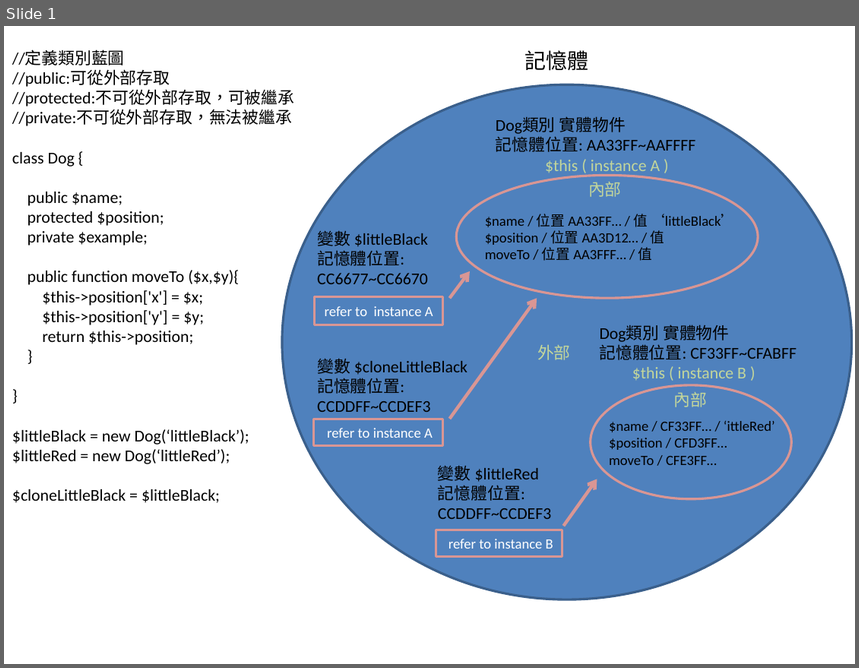
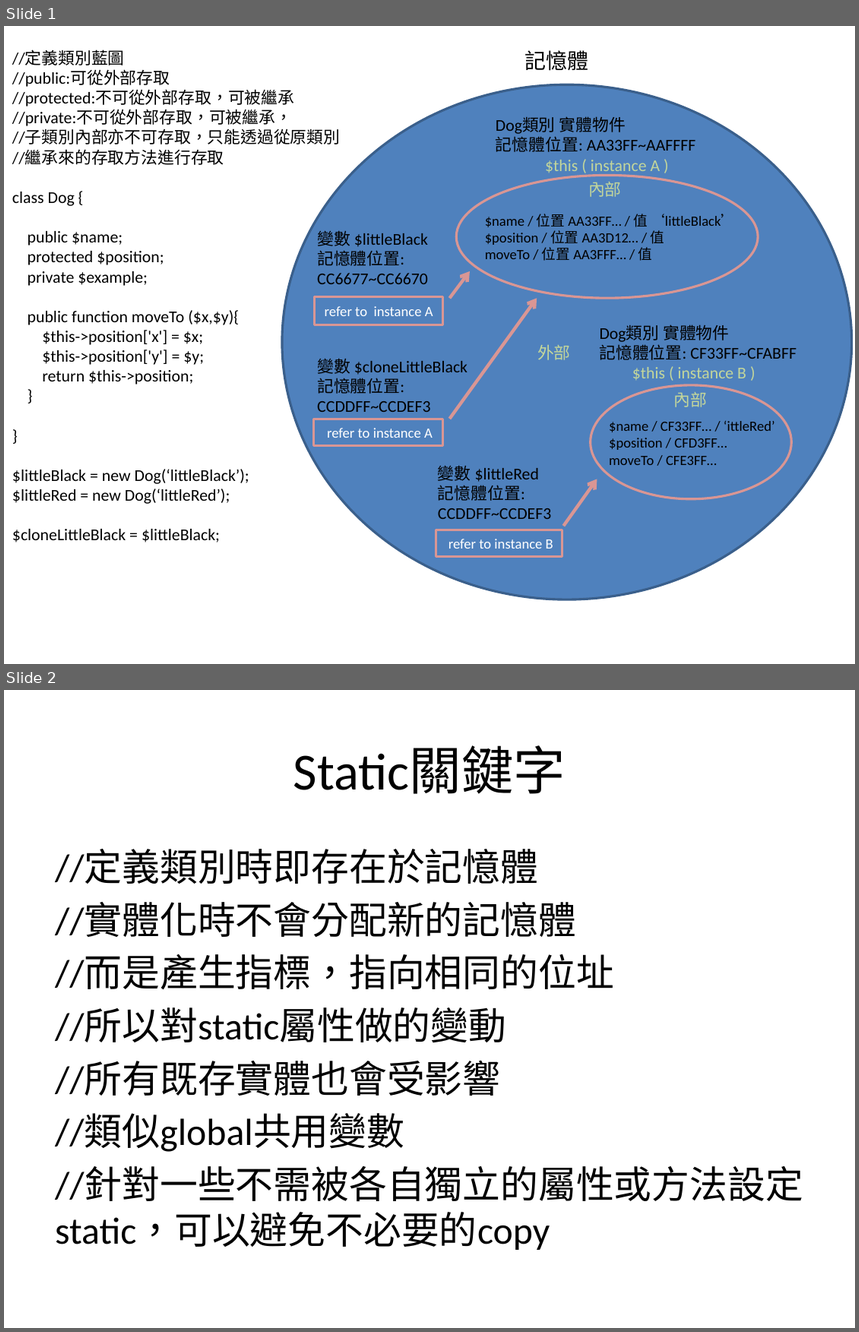
Before and after one commit to pmake/forTraining, a slide deck: php/phpMVC/物件概念.pptx. Shown one above the other, each under a label of ours: slide 1 before the commit, slides 1 and 2 after it. The pictures are 859x668 and 859x1332 pixels, drawn with LibreOffice and Linux fonts; fonts in the diff are those of the drawing. Boxes give left, top, right and bottom in pixels: in the first picture for what was removed or moved away, otherwise in the second. Text is boxed around its words. In the diff, an @@ line names an element or a change of style, - is before the commit and + after.

```diff
--- a/php/phpMVC/物件概念.pptx
+++ b/php/phpMVC/物件概念.pptx
@@ slide 2 added at <box>4,690,855,1328</box>, background #FFFFFF @@
@@ title added at <box>294,746,566,794</box>, 44 pt, text #000000 @@
+Static關鍵字
@@ text added at <box>55,850,804,1250</box>, 32 pt, text #000000 @@
+//定義類別時即存在於記憶體
+//實體化時不會分配新的記憶體
+//而是產生指標，指向相同的位址
+//所以對static屬性做的變動
+//所有既存實體也會受影響
+//類似global共用變數
+//針對一些不需被各自獨立的屬性或方法設定static，可以避免不必要的copy
@@ slide 1 changed as well @@
@@ text at <box>12,110,340,165</box>: text changed @@
-//private:不可從外部存取，無法被繼承
+//private:不可從外部存取，可被繼承，
+//子類別內部亦不可存取，只能透過從原類別
+//繼承來的存取方法進行存取
```
Also in this commit, not shown: 3 other slides added.
